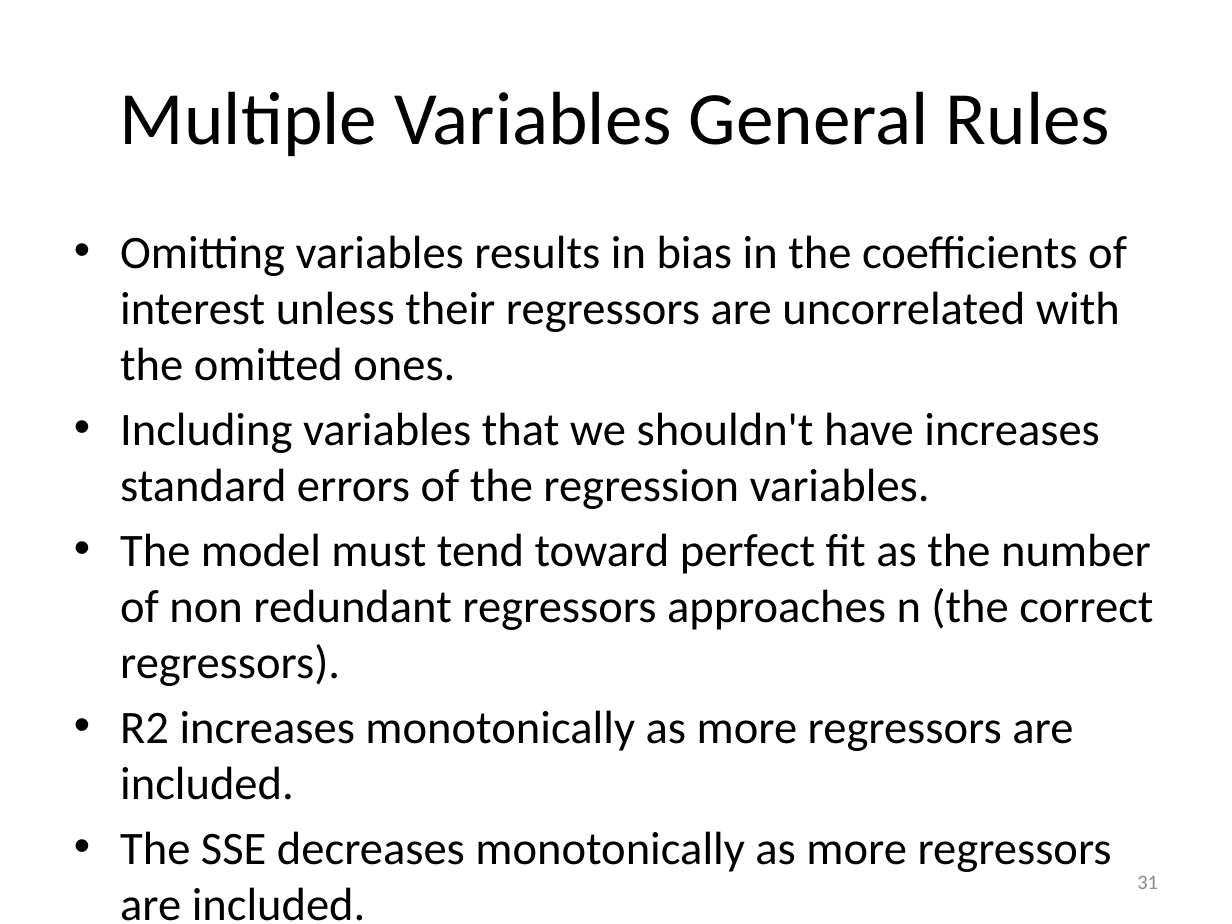
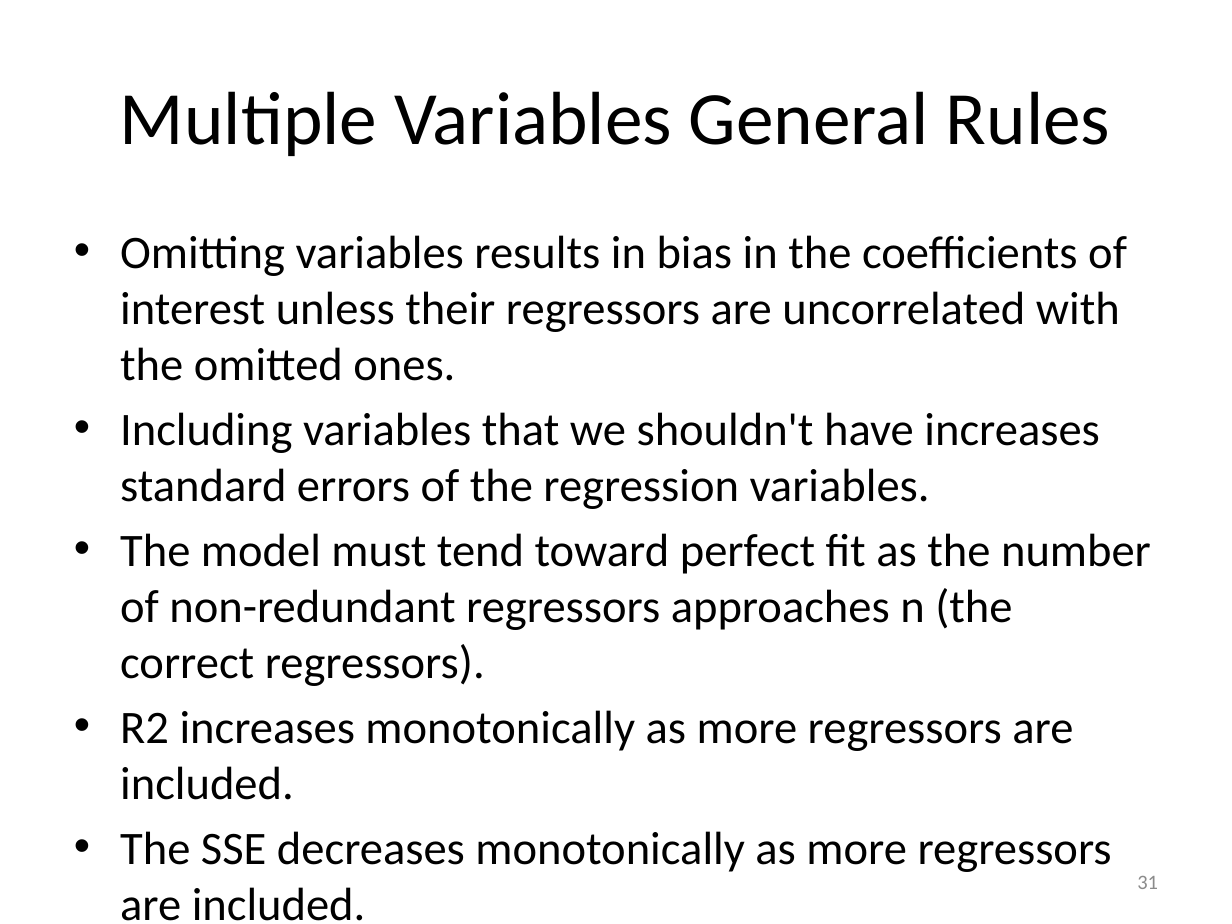
Before and after one commit to EngPeterAtef/Big-Data-Labs, a slide deck: slide 31 of Lab 5 - Predictive Analysis II/Linear Regression.pptx. Drawn at 1232x924 pixels with LibreOffice and Linux fonts; fonts in the diff are those of the drawing. Boxes give left, top, right and bottom in pixels: in the first picture for what was removed or moved away, otherwise in the second. Text is boxed around its words. In the diff, an @@ line names an element or a change of style, - is before the commit and + after.

Commit message:
Update linear and logistic regression analysis
This commit introduces several enhancements and fixes to both linear and logistic regression analysis scripts and reports. Key changes include the correction of standard deviation terminology, detailed exploration of data points' distribution with varying standard deviations, and comprehensive analysis of linear model coefficients. Additionally, the logistic regression script now includes a set-up for the working directory, improved data exploration, and predictive analysis with ROC curve plotting. The reports have been updated to reflect these changes, providing clearer insights into the predictive models' performance and outcomes.

- Standard deviation terminology corrected from 'sd' to 'std'
- Detailed analysis of data points distribution with varying std
- Comprehensive exploration of linear model coefficients
- Logistic regression script now sets the working directory
- Improved data exploration and predictive analysis in logistic regression
- ROC curve plotting added to logistic regression script
- Reports updated to reflect changes and provide clearer insights

```diff
--- a/Lab 5 - Predictive Analysis II/Linear Regression.pptx
+++ b/Lab 5 - Predictive Analysis II/Linear Regression.pptx
@@ text at (x1=120, y1=533, x2=1151, y2=686): text changed @@
-• The model must tend toward perfect fit as the number of non redundant regressors approaches n (the correct regressors).
+• The model must tend toward perfect fit as the number of non-redundant regressors approaches n (the correct regressors).
```
Also in this commit, not shown: 16 other slides changed, 4 other files.
